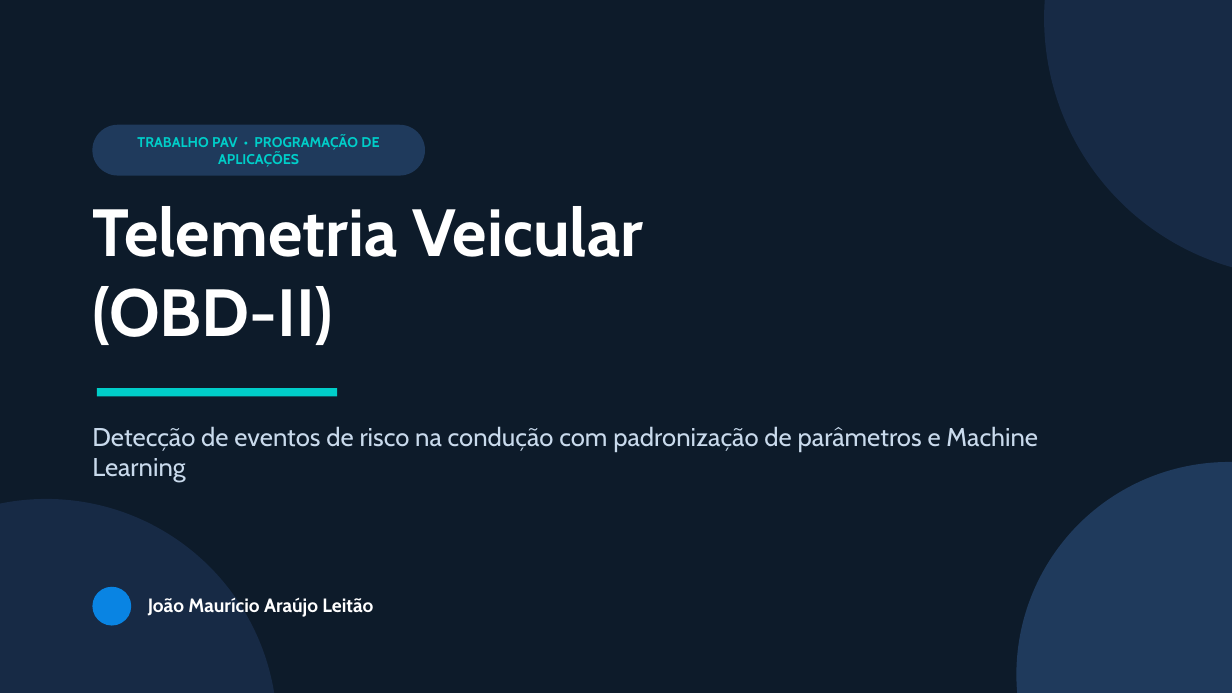
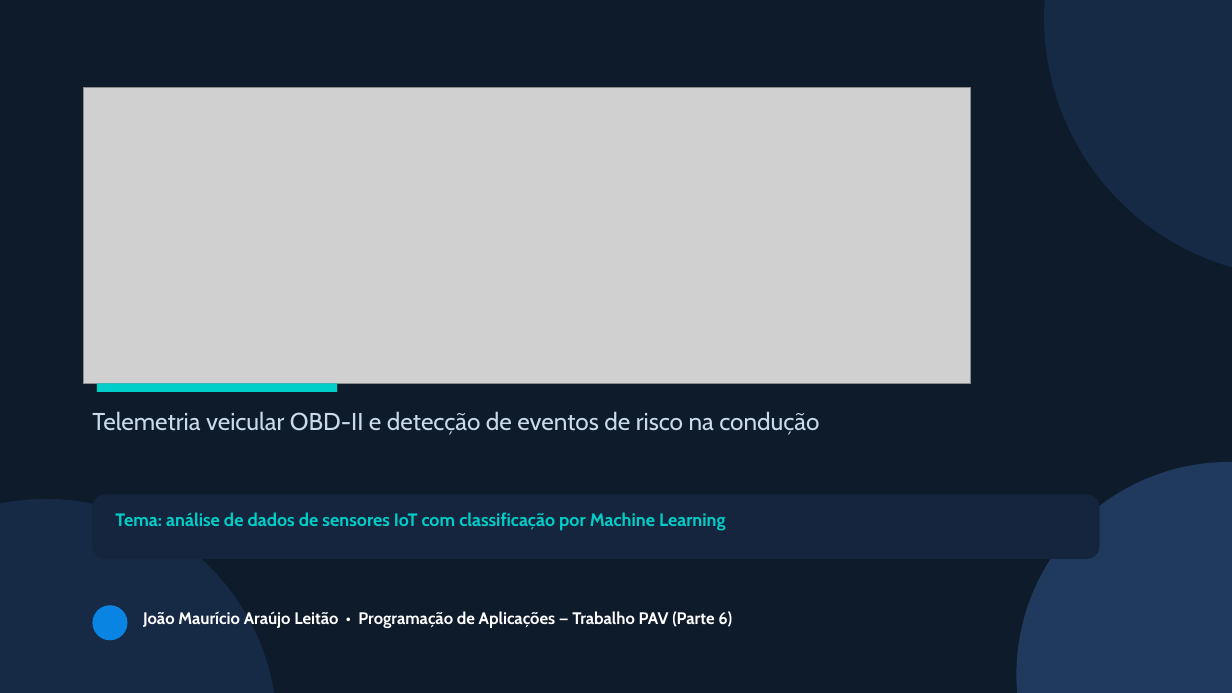
Before and after one commit to joaomauricio22/sensores-iot, a slide deck: slide 1 of apresentacao/slides_pav.pptx. Drawn at 1232x693 pixels with LibreOffice and Linux fonts; fonts in the diff are those of the drawing; grey boxes stand for pictures. Boxes give left, top, right and bottom in pixels: in the first picture for what was removed or moved away, otherwise in the second. Text is boxed around its words. In the diff, an @@ line names an element or a change of style, - is before the commit and + after.

Commit message:
Sentinela: logo, icone, splash, marca d'agua e tema explicito nos slides

```diff
--- a/apresentacao/slides_pav.pptx
+++ b/apresentacao/slides_pav.pptx
@@ picture added at (83, 88, 970, 384) @@
@@ rounded rectangle removed at (92, 125, 425, 176) @@
-TRABALHO PAV • PROGRAMAÇÃO DE APLICAÇÕES
@@ text removed at (92, 206, 643, 345) @@
-Telemetria Veicular
-(OBD-II)
@@ rectangle: place and size @@
-rectangle at (97, 388, 337, 396)
+rectangle at (97, 384, 337, 392)
@@ text at (92, 411, 819, 435): text changed; size 20 to 19 pt @@
-Detecção de eventos de risco na condução com padronização de parâmetros e Machine Learning
+Telemetria veicular OBD-II e detecção de eventos de risco na condução
@@ rounded rectangle added at (92, 494, 1100, 559), fill #14253D @@
@@ text added at (115, 512, 725, 531), 14 pt, text #00CEC9, bold @@
+Tema: análise de dados de sensores IoT com classificação por Machine Learning
@@ ellipse: place and size @@
-ellipse at (92, 587, 131, 626)
+ellipse at (92, 605, 128, 640)
@@ text at (143, 611, 732, 628): text changed; size 15 to 13 pt @@
-João Maurício Araújo Leitão
+João Maurício Araújo Leitão • Programação de Aplicações — Trabalho PAV (Parte 6)
```
Also in this commit, not shown: 15 other slides changed, 20 other files.
